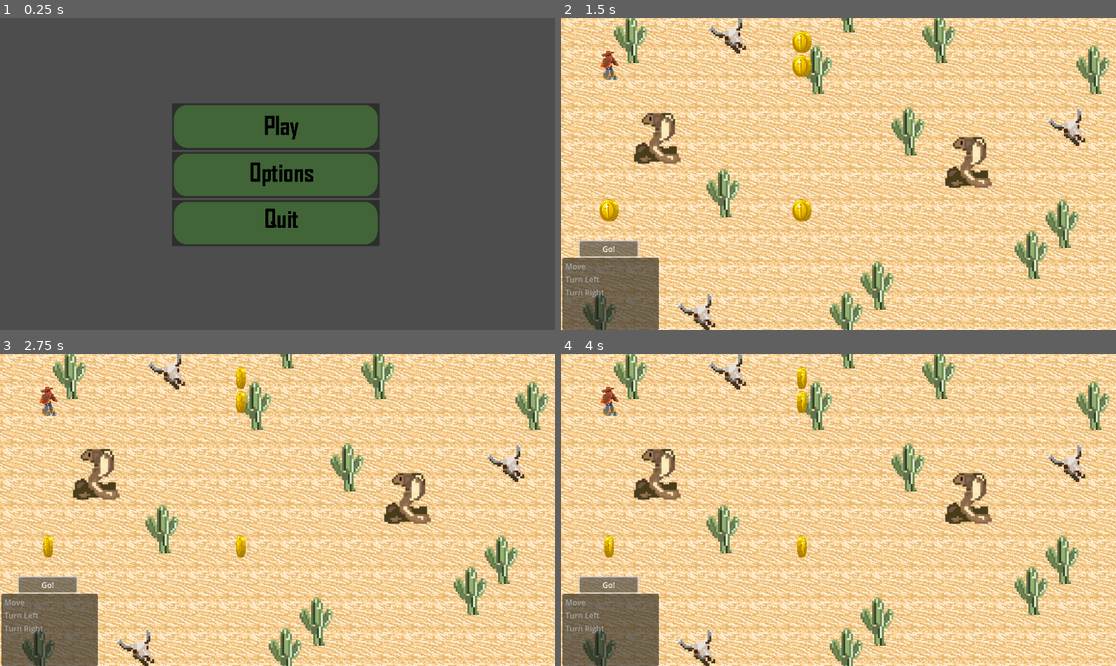
Above: before the commit, frames 1-4 (two rows, left to right).
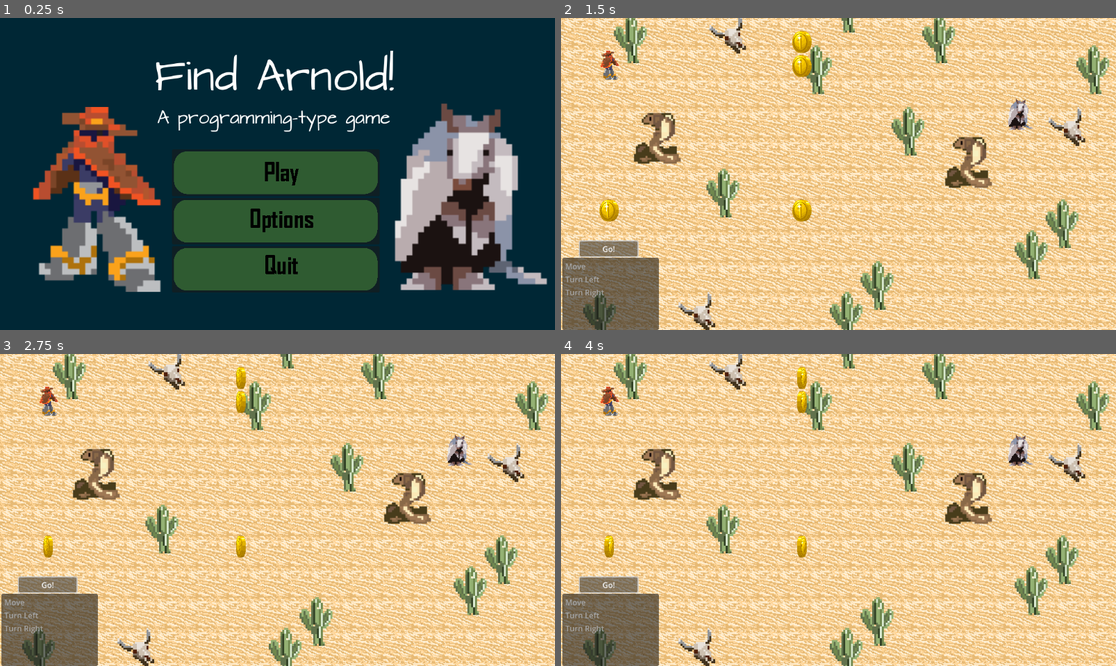
Above: after the commit, the same moments.

Repository: RunningGriffin/Hackathon-BYU-I
Game: Godot game, scene res://mainMenu.tscn
Same seed, same stepped clock (60 frames per second), same inputs: the game is played once before the commit and once after it.
Inputs (mouse positions are in pixels of both pictures, inside the frame that each line leads up to; where the layout moved, square brackets give the same spot in the first picture):
- Up to frame 1 (0.25 s): no input
- Up to frame 2 (1.5 s): click (838, 174) [838, 127] at 0.5 s; click "Go!" at 1.25 s
- Up to frame 3 (2.75 s): click "Go!" at 2 s
- Up to frame 4 (4 s): click "Go!" at 2.75 s

The runs differ from the first frame. In frame 1, 91% of the frame differs, in the area x 0-100%, y 0-100%; in frame 2, 0.3%; in frame 3, 0.3%; in frame 4, 0.3%.

Commit message:
added arnold, and fancier main menu

Diff:
--- /dev/null
+++ b/arnold.gd
@@ -0,0 +1,12 @@
+extends Area2D
+
+@onready var player = $"../Player"
+
+# Called when the node enters the scene tree for the first time.
+func _ready():
+	pass
+
+func _process(delta):
+	if player.position == position:
+		player.getArnold()
+		queue_free()
--- /dev/null
+++ b/arnold.tscn
@@ -0,0 +1,28 @@
+[gd_scene load_steps=5 format=3 uid="uid://ckccva77muhrv"]
+
+[ext_resource type="Script" path="res://arnold.gd" id="1_quxl8"]
+[ext_resource type="Texture2D" uid="uid://bfscc6tun50fg" path="res://images/armadillo_128x128.svg" id="2_2g27b"]
+
+[sub_resource type="RectangleShape2D" id="RectangleShape2D_5ubte"]
+
+[sub_resource type="SpriteFrames" id="SpriteFrames_4wn7s"]
+animations = [{
+"frames": [{
+"duration": 1.0,
+"texture": ExtResource("2_2g27b")
+}],
+"loop": true,
+"name": &"default",
+"speed": 5.0
+}]
+
+[node name="arnold" type="Area2D"]
+script = ExtResource("1_quxl8")
+
+[node name="CollisionShape2D" type="CollisionShape2D" parent="."]
+scale = Vector2(2.5, 2.5)
+shape = SubResource("RectangleShape2D_5ubte")
+
+[node name="AnimatedSprite2D" type="AnimatedSprite2D" parent="."]
+scale = Vector2(0.5, 0.5)
+sprite_frames = SubResource("SpriteFrames_4wn7s")
--- a/enemy.tscn
+++ b/enemy.tscn
@@ -50,6 +50,7 @@
 metadata/_edit_group_ = true
 
 [node name="CollisionShape2D" type="CollisionShape2D" parent="."]
+scale = Vector2(0.8, 0.8)
 shape = SubResource("RectangleShape2D_6enw3")
 
 [node name="AnimatedSprite2D" type="AnimatedSprite2D" parent="."]
--- a/mainMenu.tscn
+++ b/mainMenu.tscn
@@ -1,9 +1,12 @@
-[gd_scene load_steps=5 format=3 uid="uid://c4oqhsp3evdgl"]
+[gd_scene load_steps=8 format=3 uid="uid://c4oqhsp3evdgl"]
 
 [ext_resource type="Script" path="res://mainMenu.gd" id="1_37olr"]
 [ext_resource type="Texture2D" uid="uid://cu1iipjhf6mqr" path="res://images/Play_button.png" id="2_pgcmx"]
 [ext_resource type="Texture2D" uid="uid://bwtdsg3lbqkie" path="res://images/options.png" id="3_dc0ci"]
 [ext_resource type="Texture2D" uid="uid://yg6ock4h4o2k" path="res://images/Quit.png" id="4_o0l1n"]
+[ext_resource type="FontFile" uid="uid://cwcmqnkjbp28c" path="res://font/Godot-Fontpack-master/fonts/architect-s-daughter/ArchitectsDaughter.ttf" id="5_tvrka"]
+[ext_resource type="Texture2D" uid="uid://bfscc6tun50fg" path="res://images/armadillo_128x128.svg" id="6_njo5t"]
+[ext_resource type="Texture2D" uid="uid://dpp6rqvbq4fop" path="res://images/cowboy_128x128.svg" id="7_3pxbe"]
 
 [node name="Control" type="Control"]
 layout_mode = 3
@@ -21,10 +24,19 @@
 script = ExtResource("1_37olr")
 metadata/_edit_group_ = true
 
+[node name="ColorRect" type="ColorRect" parent="."]
+layout_mode = 0
+offset_left = -442.0
+offset_top = -246.0
+offset_right = 858.0
+offset_bottom = 554.0
+color = Color(0, 0.152941, 0.207843, 1)
+
 [node name="MarginContainer" type="MarginContainer" parent="."]
 layout_mode = 0
+offset_top = 96.0
 offset_right = 431.0
-offset_bottom = 297.0
+offset_bottom = 393.0
 
 [node name="VBoxContainer" type="VBoxContainer" parent="MarginContainer"]
 layout_mode = 2
@@ -41,6 +53,46 @@
 layout_mode = 2
 icon = ExtResource("4_o0l1n")
 
+[node name="RichTextLabel" type="RichTextLabel" parent="."]
+layout_mode = 0
+offset_left = -37.0
+offset_top = -118.0
+offset_right = 467.0
+offset_bottom = 12.0
+theme_override_fonts/normal_font = ExtResource("5_tvrka")
+theme_override_font_sizes/normal_font_size = 75
+text = "Find Arnold!"
+fit_content = true
+
+[node name="RichTextLabel2" type="RichTextLabel" parent="."]
+layout_mode = 0
+offset_left = -31.0
+offset_top = 3.0
+offset_right = 500.0
+offset_bottom = 69.0
+theme_override_fonts/normal_font = ExtResource("5_tvrka")
+theme_override_font_sizes/normal_font_size = 32
+text = "A programming-type game"
+fit_content = true
+
+[node name="TextureRect" type="TextureRect" parent="."]
+layout_mode = 0
+offset_left = 403.0
+offset_top = 1.0
+offset_right = 532.0
+offset_bottom = 130.0
+scale = Vector2(3, 3)
+texture = ExtResource("6_njo5t")
+
+[node name="TextureRect2" type="TextureRect" parent="."]
+layout_mode = 0
+offset_left = -360.0
+offset_top = 8.0
+offset_right = -232.0
+offset_bottom = 136.0
+scale = Vector2(3, 3)
+texture = ExtResource("7_3pxbe")
+
 [connection signal="pressed" from="MarginContainer/VBoxContainer/Play" to="." method="_on_play_pressed"]
 [connection signal="pressed" from="MarginContainer/VBoxContainer/Options" to="." method="_on_options_pressed"]
 [connection signal="pressed" from="MarginContainer/VBoxContainer/Quit" to="." method="_on_quit_pressed"]
--- a/player.gd
+++ b/player.gd
@@ -80,9 +80,10 @@
 func getCoin():
 	coins += 1
 	print(coins)
-	if coins == 1:
-		win.emit()
 
+
+func getArnold():
+	win.emit()
 
 
 func _on_player_move():
--- a/world.tscn
+++ b/world.tscn
@@ -1,8 +1,9 @@
-[gd_scene load_steps=10 format=3 uid="uid://cpskj7ryuoaeq"]
+[gd_scene load_steps=11 format=3 uid="uid://cpskj7ryuoaeq"]
 
 [ext_resource type="PackedScene" uid="uid://dcbkq2ko4hnrq" path="res://player.tscn" id="1_8hw71"]
 [ext_resource type="Script" path="res://world.gd" id="1_ps516"]
 [ext_resource type="PackedScene" uid="uid://clbtedsudd8l4" path="res://tile_map.tscn" id="2_bvqsw"]
+[ext_resource type="PackedScene" uid="uid://ckccva77muhrv" path="res://arnold.tscn" id="3_sedkd"]
 [ext_resource type="PackedScene" uid="uid://dfbh1fpc80s2l" path="res://actionsInterface.tscn" id="4_8s40o"]
 [ext_resource type="PackedScene" uid="uid://ofsykiave038" path="res://enemy.tscn" id="5_c2q0w"]
 [ext_resource type="PackedScene" uid="uid://c85tgs1l0pydn" path="res://coin.tscn" id="6_cpruv"]
@@ -17,6 +18,9 @@
 wait_time = 0.5
 
 [node name="TileMap" parent="." instance=ExtResource("2_bvqsw")]
+
+[node name="arnold" parent="TileMap" instance=ExtResource("3_sedkd")]
+position = Vector2(950, 200)
 
 [node name="Player" parent="TileMap" instance=ExtResource("1_8hw71")]
 position = Vector2(100, 100)
Renamed: images/armilldillo_128x128.svg -> images/armadillo_128x128.svg
Not shown, changed: images/armadillo_128x128.svg.import
